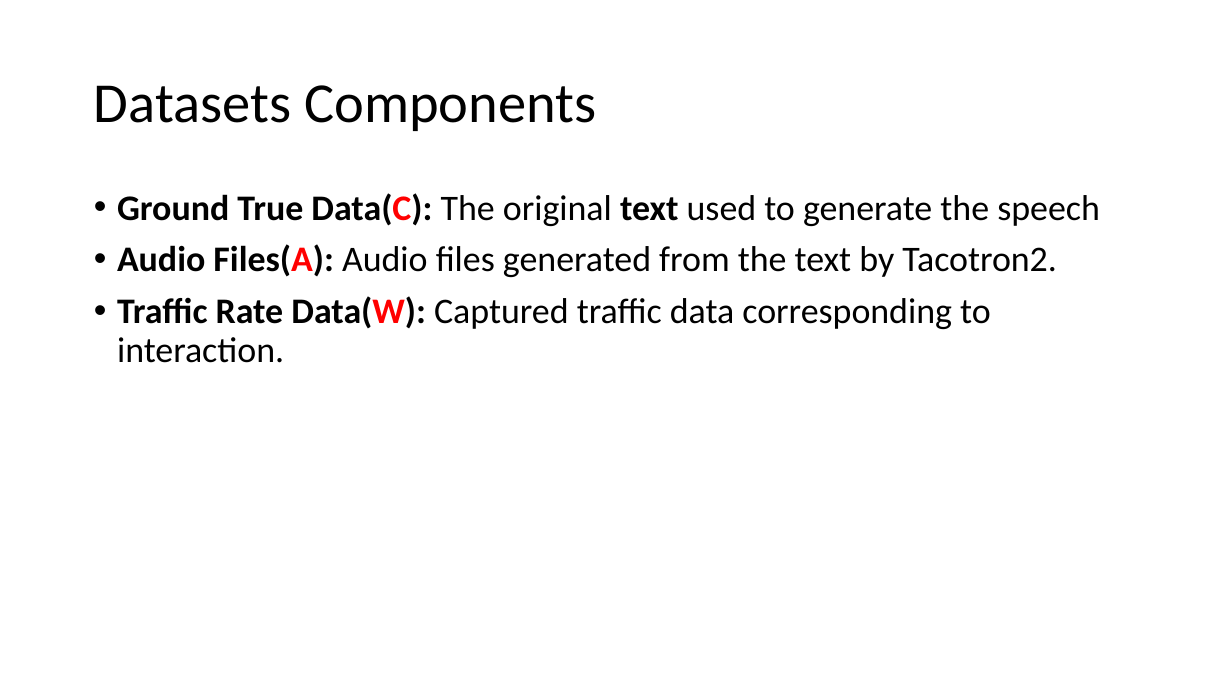
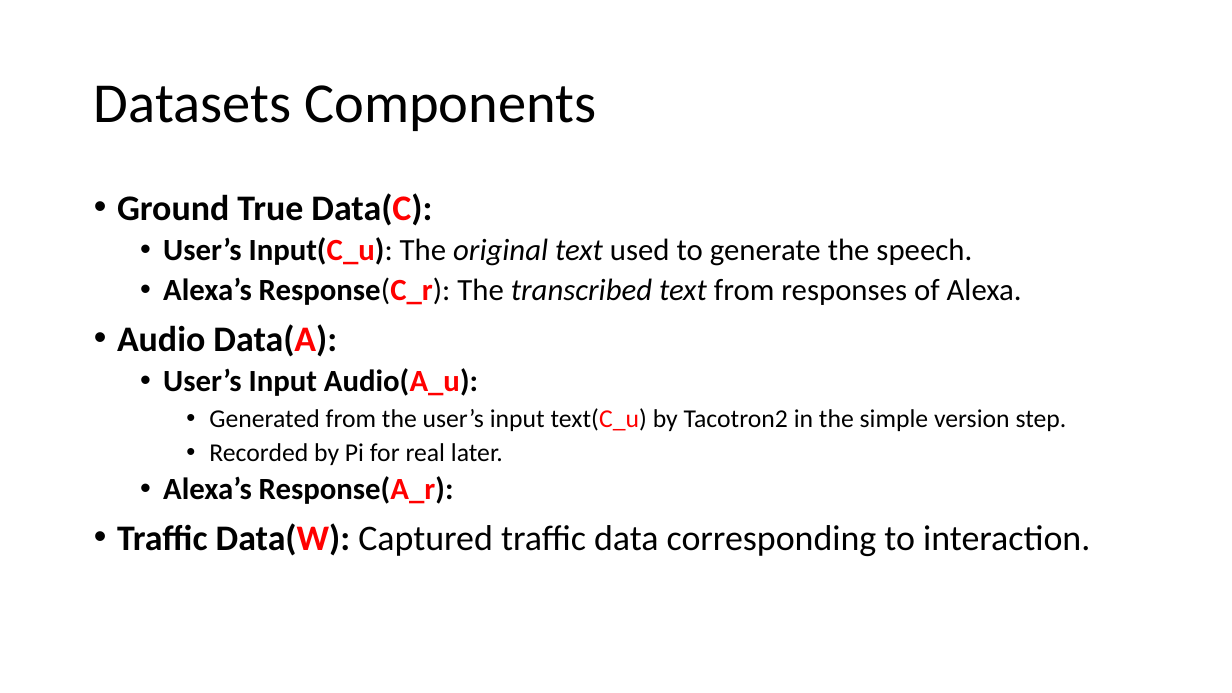
Before and after one commit to GXG-CS/Pi-Alexa, a slide deck: slide 11 of Presentation1.pptx. Drawn at 1232x693 pixels with LibreOffice and Linux fonts; fonts in the diff are those of the drawing. Boxes give left, top, right and bottom in pixels: in the first picture for what was removed or moved away, otherwise in the second. Text is boxed around its words. In the diff, an @@ line names an element or a change of style, - is before the commit and + after.

Commit message:
slides

```diff
--- a/Presentation1.pptx
+++ b/Presentation1.pptx
@@ text at (117,193,1090,556): text changed; size 28 to 24 pt @@
-• Ground True Data(C): The original text used to generate the speech
-• Audio Files(A): Audio files generated from the text by Tacotron2.
-• Traffic Rate Data(W): Captured traffic data corresponding to interaction.
+• Ground True Data(C):
+  • User’s Input(C_u): The original text used to generate the speech.
+  • Alexa’s Response(C_r): The transcribed text from responses of Alexa.
+• Audio Data(A):
+  • User’s Input Audio(A_u):
+    • Generated from the user’s input text(C_u) by Tacotron2 in the simple version step.
+    • Recorded by Pi for real later.
+  • Alexa’s Response(A_r):
+• Traffic Data(W): Captured traffic data corresponding to interaction.
```
Also in this commit, not shown: 2 other slides changed, 2 slides added, 1 other file.
